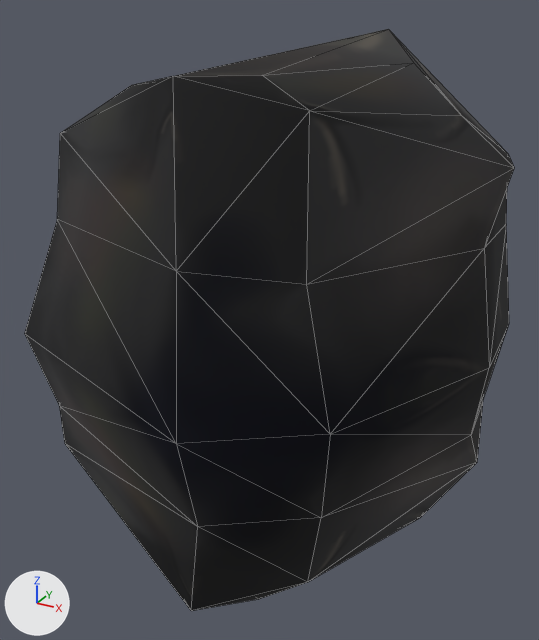
An edit to the glTF model models/level/common/rocks/rock_2.gltf, drawn before and after from the same camera.
Camera for both pictures: a 50 mm lens placed at (0.907, -1.589, 1.231), pointed at (0.047, -0.026, 0.449). The lights are fixed; the arrows at lower left show +X, +Y and +Z. Mesh edges are drawn as thin lines. Objects named as collision shapes, trigger or cutter boxes, shadow casters or lower levels of detail are left out. Where no turn or scale is listed for an object, it has been applied to the vertices. Vertices at the same position are counted once.

The older version as bpy lines, for what is in view:
```python
me_rock2_001 = bpy.data.meshes.new('Rock2.001')
me_rock2_001.from_pydata(...)  # 52 vertices, 100 faces; spans x -0.588..0.615, y -0.632..0.601, z -0.135..1.15
me_rock2_001.materials.append(mat_rock_2)  # picture img_rock_2_png
# before: 28 (0.077, -0.44, 1.093) at pixel (173, 76), 29 (0.209, -0.347, 1.093) at pixel (262, 75), 34 (0.012, 0.454, 1.093), 39 (0.366, 0.031, 1.093) at pixel (413, 62)
ob_rock2 = bpy.data.objects.new('Rock2', me_rock2_001)
ob_rock2.location = (0.0, 0.0, 0.0)
```
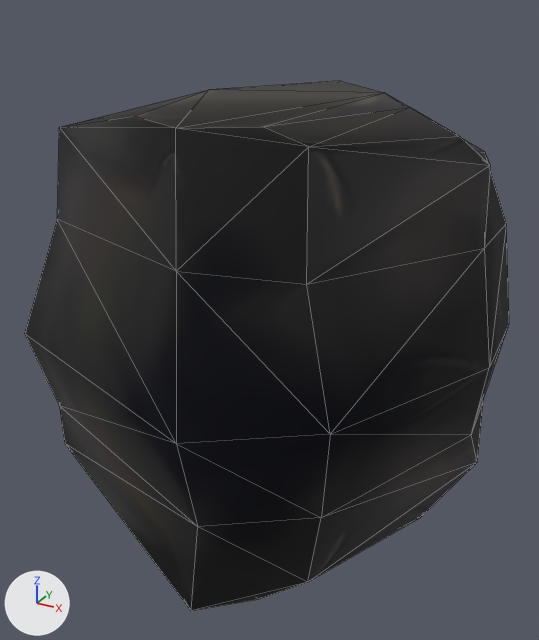
Patch to the scene script:
```diff
--- a/models/level/common/rocks/rock_2.gltf.py
+++ b/models/level/common/rocks/rock_2.gltf.py
@@ me_rock2_001 @@
 me_rock2_001.from_pydata(...)  # 52 vertices, 100 faces; spans x -0.588..0.615, y -0.632..0.601, z -0.135..1.15
 # used by ob_rock2; location = (0.0, 0.0, 0.0)
-me_rock2_001.vertices[27].co = (0.309, -0.352, 1.037)  # pixel (309, 110)
-me_rock2_001.vertices[33].co = (0.548, 0.223, 0.884)  # pixel (508, 153)
-me_rock2_001.vertices[35].co = (0.229, 0.237, 1.15)  # pixel (388, 29)
-me_rock2_001.vertices[36].co = (0.583, 0.134, 0.872)  # pixel (514, 167)
-me_rock2_001.vertices[38].co = (0.489, 0.0, 0.996)  # pixel (461, 115)
-me_rock2_001.vertices[40].co = (-0.473, -0.17, 0.907)  # pixel (60, 133)
-me_rock2_001.vertices[41].co = (-0.2, -0.214, 1.041)  # pixel (131, 85)
-me_rock2_001.vertices[42].co = (-0.503, -0.071, 0.902)
-me_rock2_001.vertices[43].co = (-0.199, 0.405, 1.041)
-me_rock2_001.vertices[44].co = (-0.21, 0.112, 1.038)
+# me_rock2_001 part 1
+for i in [28, 29, 34, 39]: me_rock2_001.vertices[i].co += Vector((0.0, 0.0, -0.092))
+me_rock2_001.vertices[27].co = (0.309, -0.352, 0.974)  # pixel (308, 146)
+me_rock2_001.vertices[33].co = (0.494, 0.223, 0.884)  # pixel (484, 151)
+me_rock2_001.vertices[35].co = (0.229, 0.237, 1.002)  # pixel (384, 92)
+me_rock2_001.vertices[36].co = (0.529, 0.134, 0.872)  # pixel (490, 165)
+me_rock2_001.vertices[38].co = (0.489, 0.0, 0.954)  # pixel (459, 136)
+me_rock2_001.vertices[40].co = (-0.473, -0.17, 0.921)  # pixel (59, 127)
+me_rock2_001.vertices[41].co = (-0.2, -0.214, 0.973)  # pixel (133, 116)
+me_rock2_001.vertices[42].co = (-0.503, -0.071, 0.917)  # pixel (77, 122)
+me_rock2_001.vertices[43].co = (-0.199, 0.405, 0.976)
+me_rock2_001.vertices[44].co = (-0.21, 0.112, 0.998)  # pixel (208, 89)
 me_rock2_001.materials.append(mat_rock_2)
```

Where the change shows, as pixel boxes [x1, y1, x2, y2] in the pictures (539 x 640 px; the box of a moved part takes in the faces that stretch with it):
'Rock2', reshaped (9% shorter)
    before: [25, 29, 514, 611]
    after: [25, 81, 509, 611]
part 1 of me_rock2_001, moved or reshaped
    before: [57, 29, 514, 284]
    after: [57, 81, 506, 284]
